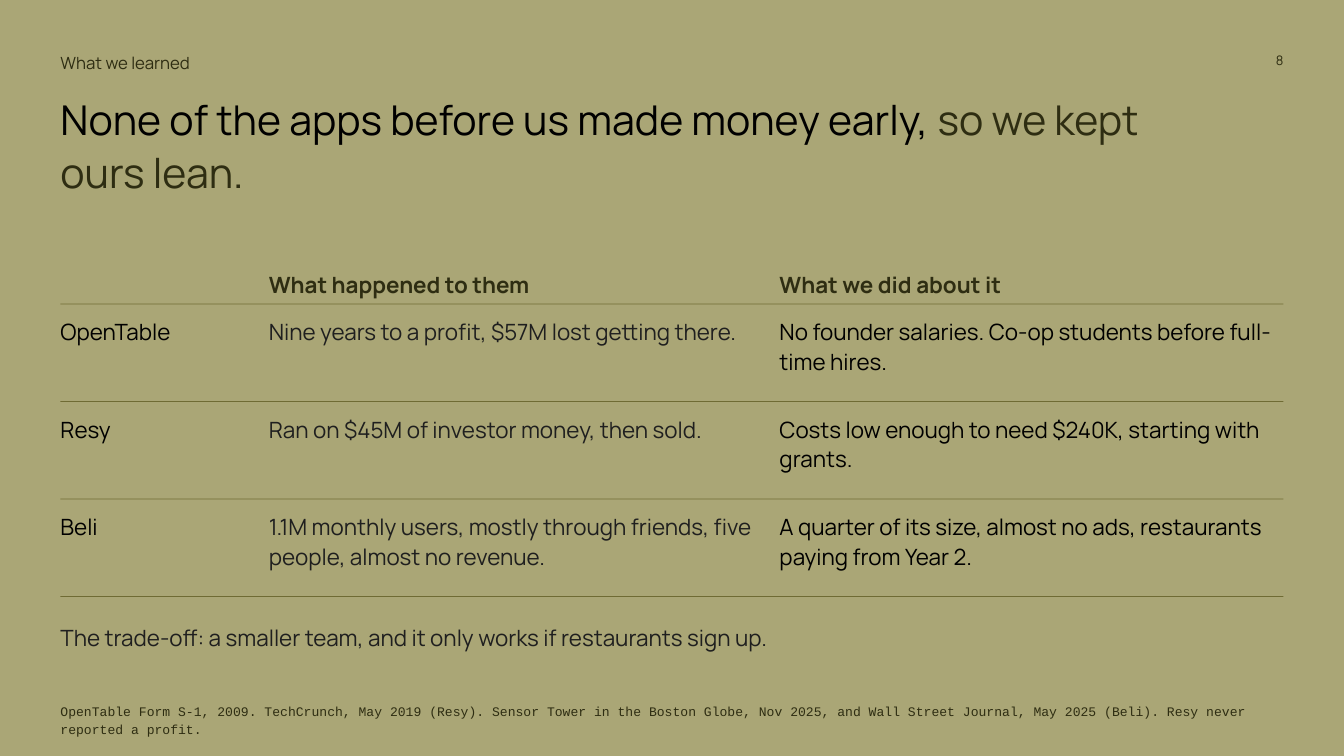
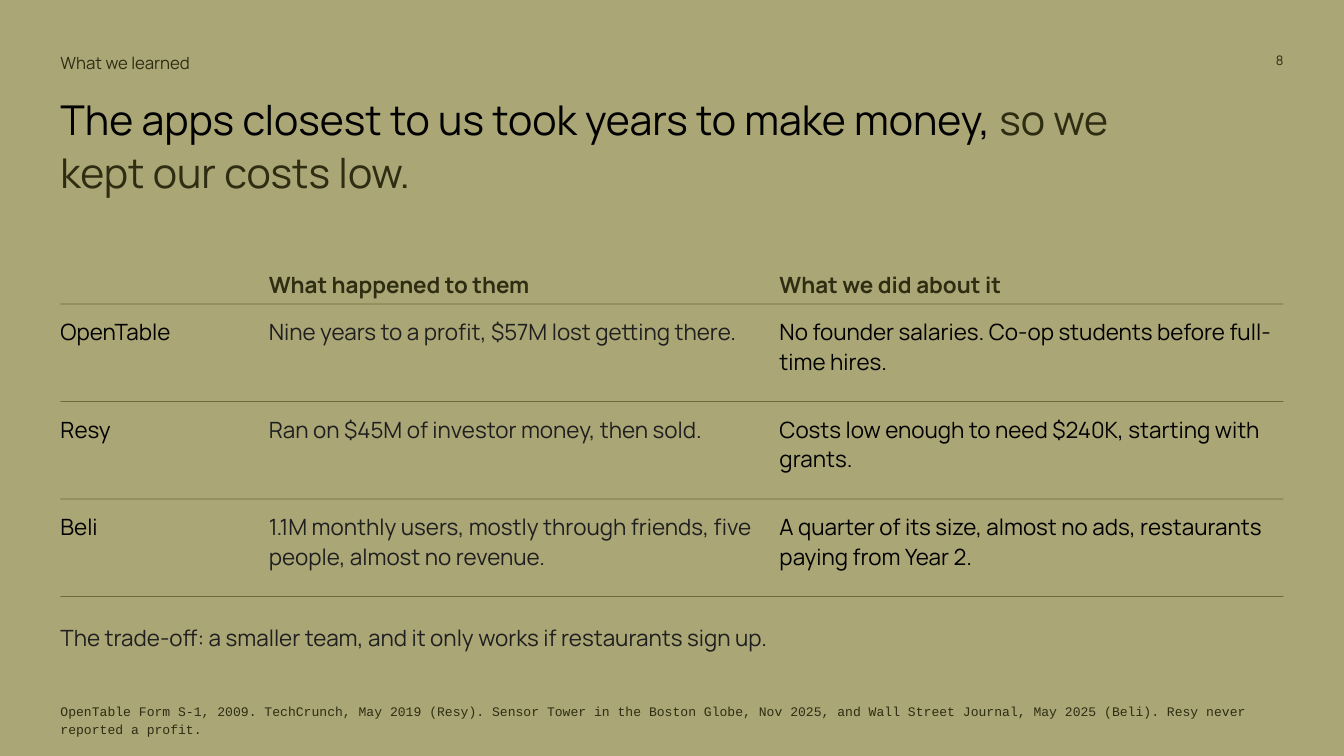
Before and after one commit to Dinguusto/Alex-s-workout-app, a slide deck: slide 8 of ENTR_4501_Gate_2_deck_readable.pptx. Drawn at 1344x756 pixels with LibreOffice and Linux fonts; fonts in the diff are those of the drawing. Boxes give left, top, right and bottom in pixels: in the first picture for what was removed or moved away, otherwise in the second. Text is boxed around its words. In the diff, an @@ line names an element or a change of style, - is before the commit and + after.

```diff
--- a/ENTR_4501_Gate_2_deck_readable.pptx
+++ b/ENTR_4501_Gate_2_deck_readable.pptx
@@ text at box(60, 105, 1108, 198): text changed @@
-None of the apps before us made money early, so we kept ours lean.
+The apps closest to us took years to make money, so we kept our costs low.
```
Also in this commit, not shown: 10 other slides changed.
